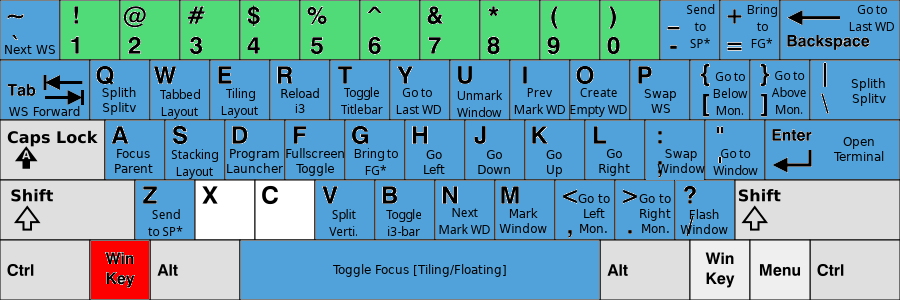
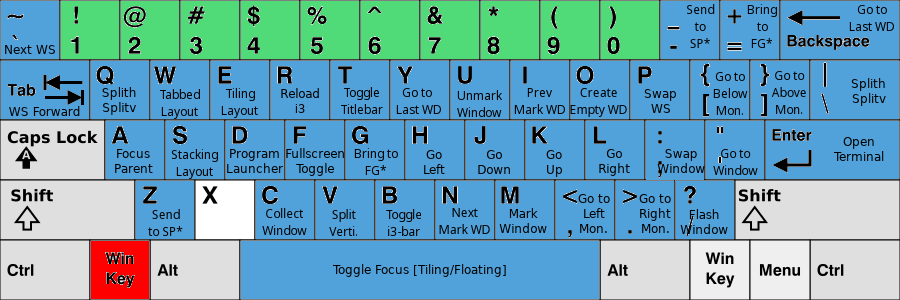
Revision of a layered 900x300 image; what changed, layer by layer:
added layer "Collect ..." above "Split ... #1" over [262, 208, 307, 235]
painted on "KB_United_States-NoAltGr.svg" over [256, 181, 314, 239]
